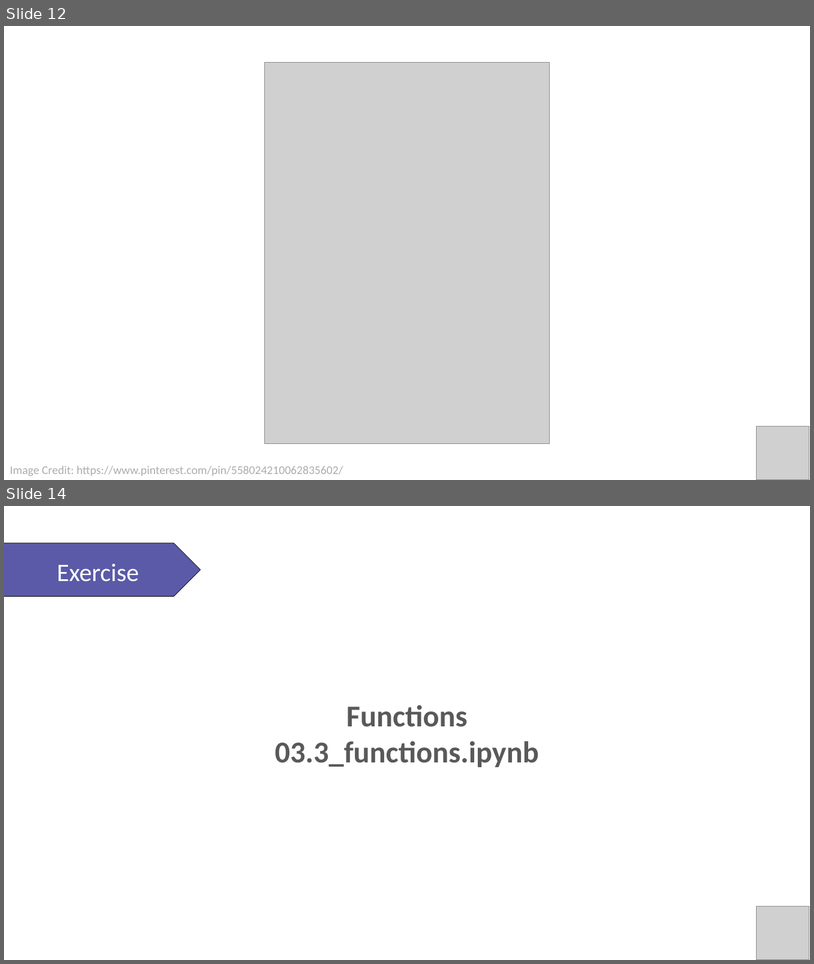
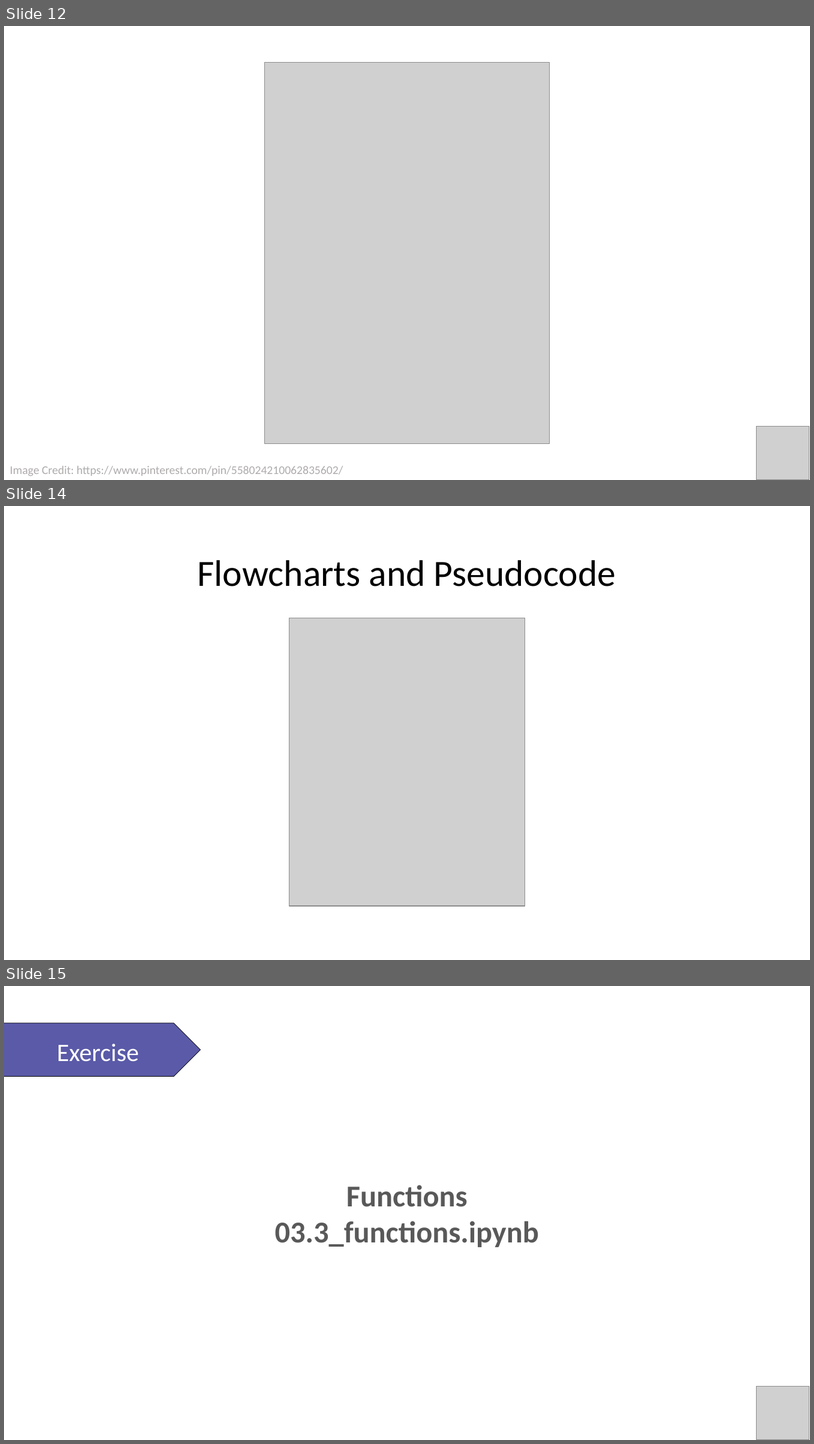
Before and after one commit to PracticumAI/python, a slide deck: presentations/03.3_Functions.pptx. Shown one above the other, each under a label of ours: slides 12 and 14 before the commit, slides 12, 14 and 15 after it; the slides between them are not shown. The pictures are 814x964 and 814x1444 pixels, drawn with LibreOffice and Linux fonts; fonts in the diff are those of the drawing; grey boxes stand for pictures. Boxes give left, top, right and bottom in pixels: in the first picture for what was removed or moved away, otherwise in the second. Text is boxed around its words. In the diff, an @@ line names an element or a change of style, - is before the commit and + after.

```diff
--- a/presentations/03.3_Functions.pptx
+++ b/presentations/03.3_Functions.pptx
@@ slide 14 added at [4,506,810,960], background #FFFFFF @@
@@ title added at [198,560,617,586], 44 pt, text #000000 @@
+Flowcharts and Pseudocode
@@ picture added at [290,618,525,906] @@
@@ what was slide 14 is now slide 15 @@
```
Also in this commit, not shown: 1 slide changed.
